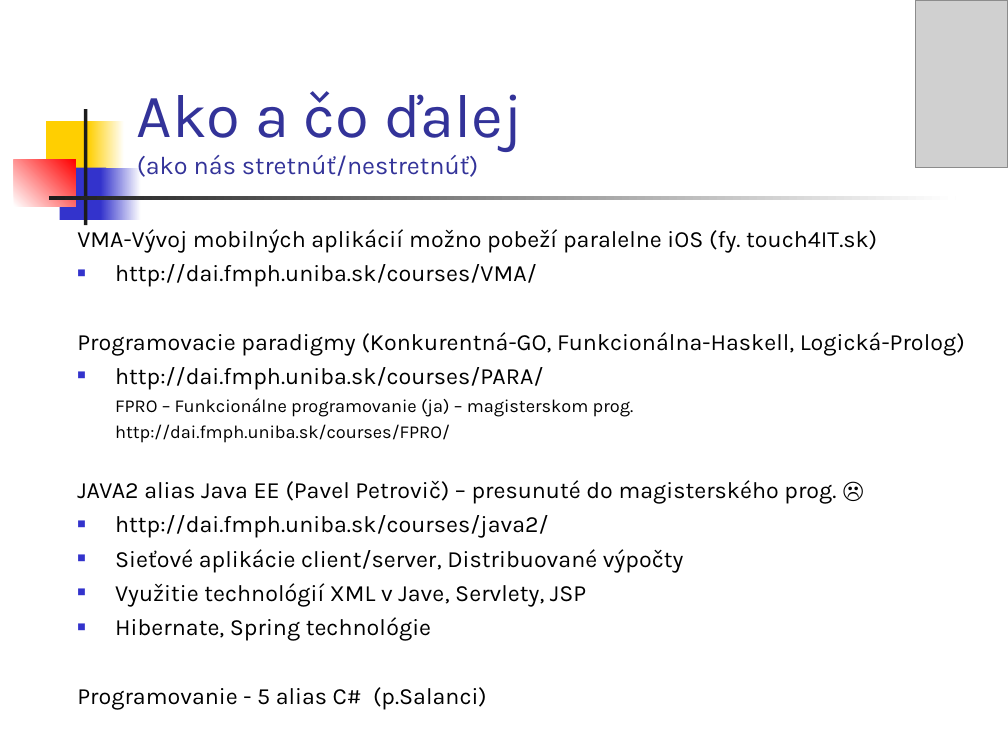
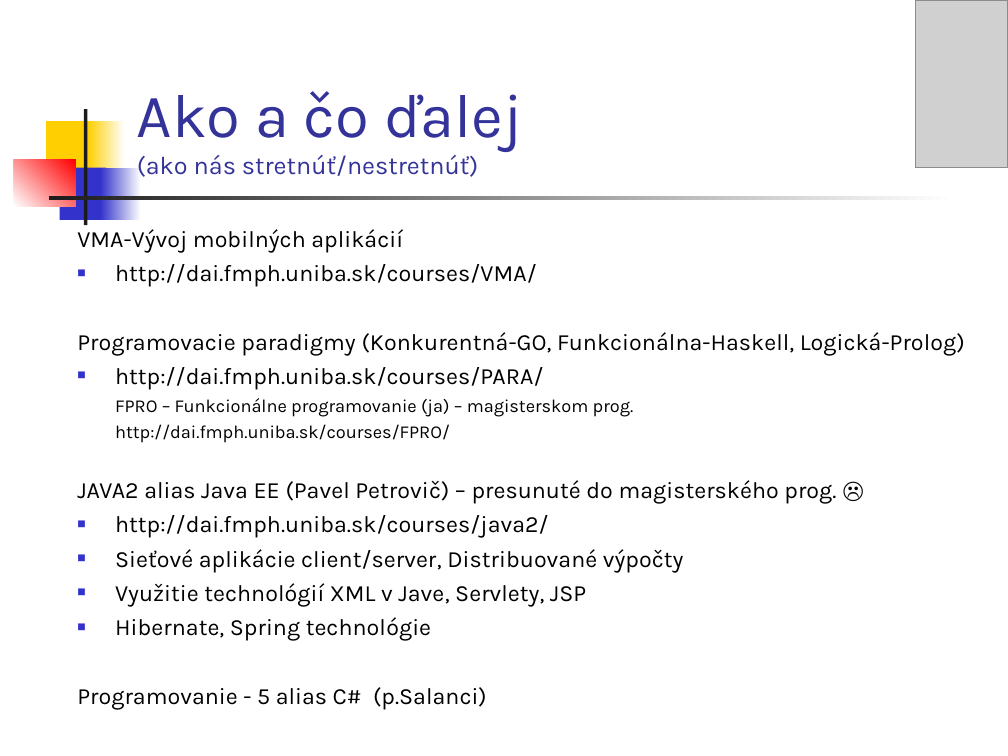
Before and after one commit to Programovanie4/Prednasky, a slide deck: slide 2 of 13/grandfinale.ppt. Drawn at 1008x756 pixels with LibreOffice and Linux fonts; fonts in the diff are those of the drawing; grey boxes stand for pictures. Boxes give left, top, right and bottom in pixels: in the first picture for what was removed or moved away, otherwise in the second. Text is boxed around its words. In the diff, an @@ line names an element or a change of style, - is before the commit and + after.

```diff
--- a/13/grandfinale.ppt
+++ b/13/grandfinale.ppt
@@ text at (77, 229, 403, 253): text changed @@
-VMA-Vývoj mobilných aplikácií možno pobeží paralelne iOS (fy. touch4IT.sk)
+VMA-Vývoj mobilných aplikácií
```
Also in this commit, not shown: 3 other files.
